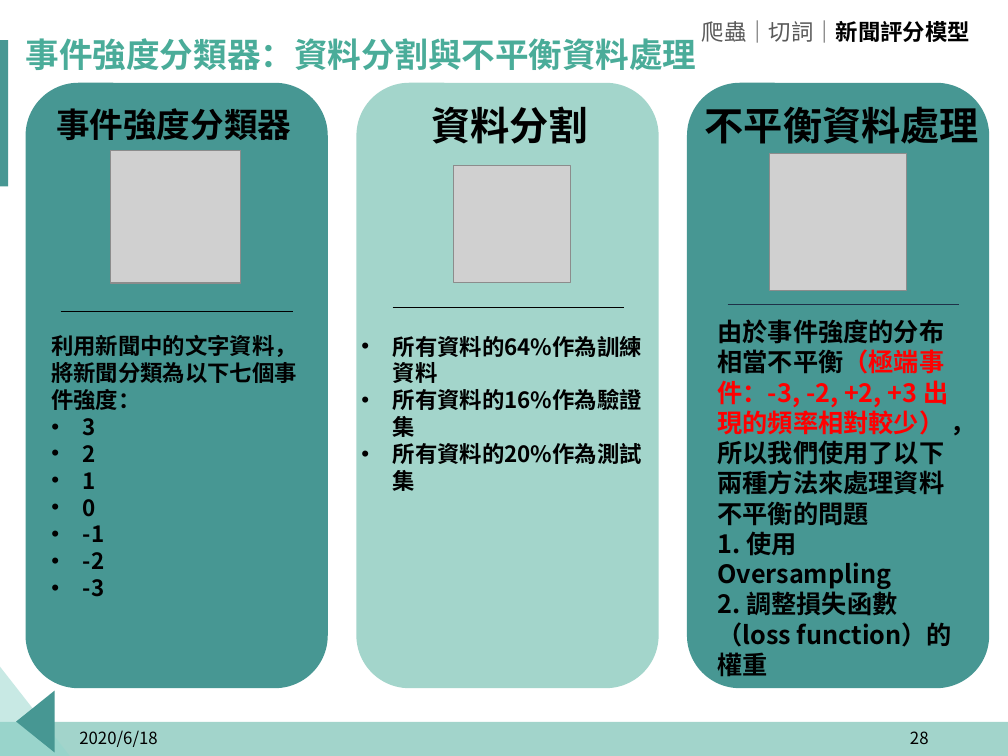
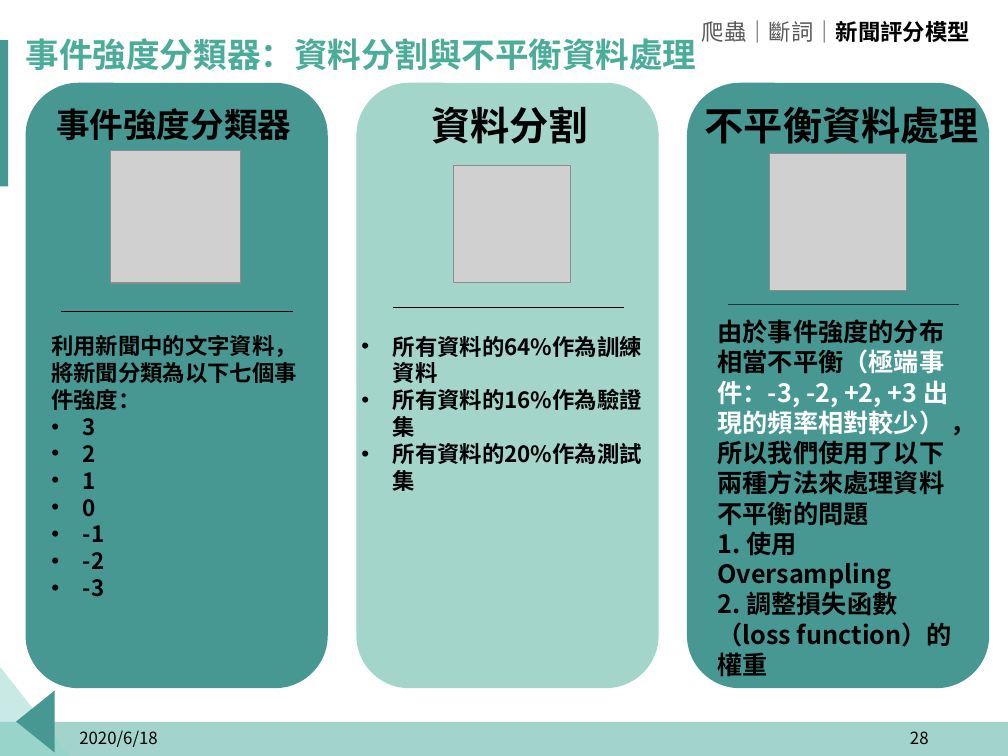
Before and after one commit to p314008dsa/Text-mining, a slide deck: slide 28 of 報告擋/Fintech.pptx. Drawn at 1008x756 pixels with LibreOffice and Linux fonts; fonts in the diff are those of the drawing; grey boxes stand for pictures; background and template pictures are left out. Boxes give left, top, right and bottom in pixels: in the first picture for what was removed or moved away, otherwise in the second. Text is boxed around its words. In the diff, an @@ line names an element or a change of style, - is before the commit and + after.

```diff
--- a/報告擋/Fintech.pptx
+++ b/報告擋/Fintech.pptx
@@ text at box(702, 20, 970, 43): text changed @@
-爬蟲｜切詞｜新聞評分模型
+爬蟲｜斷詞｜新聞評分模型
@@ text at box(718, 319, 948, 525): text colour #FF0000 to #FFFFFF in "由於事件強度的分布相當不平衡（極端事件：-3, -2, +2, +3 出現的頻率相對較少）" @@
```
Also in this commit, not shown: 23 other slides changed, 2 other files.
